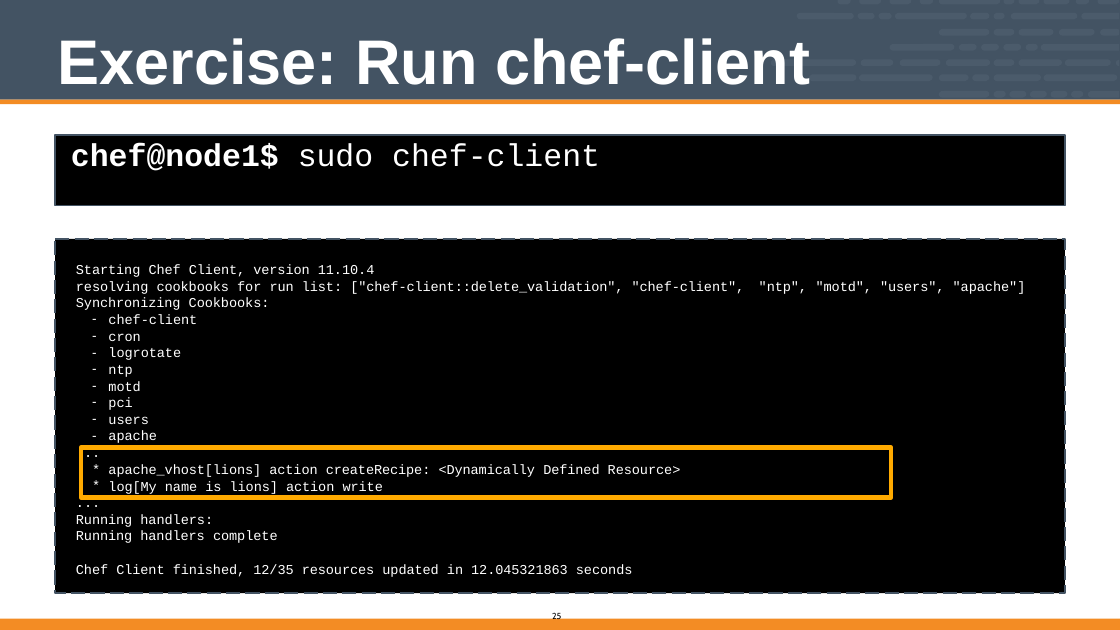
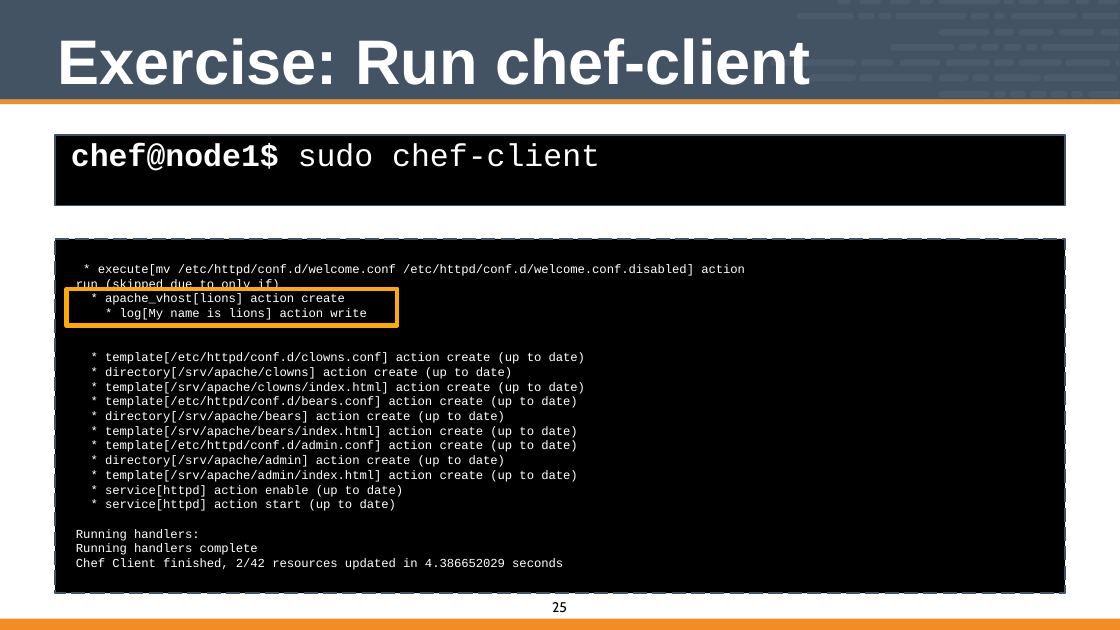
Before and after one commit to vinyar/chef-intermediate, a slide deck: slide 25 of Modules/04-Chef_Intermediate.pptx. Drawn at 1120x630 pixels with LibreOffice and Linux fonts; fonts in the diff are those of the drawing. Boxes give left, top, right and bottom in pixels: in the first picture for what was removed or moved away, otherwise in the second. Text is boxed around its words. In the diff, an @@ line names an element or a change of style, - is before the commit and + after.

Commit message:
Fixed code and other text formatting

```diff
--- a/Modules/04-Chef_Intermediate.pptx
+++ b/Modules/04-Chef_Intermediate.pptx
@@ text at [76, 264, 745, 570]: text changed; size 15.5 to 14 pt @@
-Starting Chef Client, version 11.10.4
-resolving cookbooks for run list: ["chef-client::delete_validation", "chef-client", Synchronizing Cookbooks:
+* execute[mv /etc/httpd/conf.d/welcome.conf /etc/httpd/conf.d/welcome.conf.disabled] action run (skipped due to only_if)
+* apache_vhost[lions] action create
+* log[My name is lions] action write
+* template[/etc/httpd/conf.d/clowns.conf] action create (up to date)
+* directory[/srv/apache/clowns] action create (up to date)
+* template[/srv/apache/clowns/index.html] action create (up to date)
+* template[/etc/httpd/conf.d/bears.conf] action create (up to date)
+* directory[/srv/apache/bears] action create (up to date)
+* template[/srv/apache/bears/index.html] action create (up to date)
+* template[/etc/httpd/conf.d/admin.conf] action create (up to date)
+* directory[/srv/apache/admin] action create (up to date)
+* template[/srv/apache/admin/index.html] action create (up to date)
+* service[httpd] action enable (up to date)
+* service[httpd] action start (up to date)
+Running handlers:
+Running handlers complete
+Chef Client finished, 2/42 resources updated in 4.386652029 seconds
@@ freeform shape: place and size @@
-freeform shape at [81, 447, 891, 497]
+freeform shape at [67, 289, 397, 325]
@@ text removed at [759, 281, 807, 294] @@
-"ntp",
@@ text removed at [816, 281, 1026, 294] @@
-"motd", "users", "apache"]
@@ text removed at [108, 314, 197, 443] @@
-– chef-client
-– cron
-– logrotate
-– ntp
-– motd
-– pci
-– users
-– apache
-...
-*
-*
-...
@@ text removed at [108, 464, 681, 494] @@
-apache_vhost[lions] action createRecipe: <Dynamically Defined Resource> log[My name is lions] action write
@@ text removed at [76, 514, 633, 577] @@
-Running handlers:
-Running handlers complete
-Chef Client finished, 12/35 resources updated in 12.045321863 seconds
@@ page number: place and size @@
-page number at [552, 612, 561, 622]
+page number at [552, 602, 567, 612]
@@ page number at [552, 602, 567, 612]: size 10 to 16 pt @@
```
Also in this commit, not shown: 55 other slides changed.
